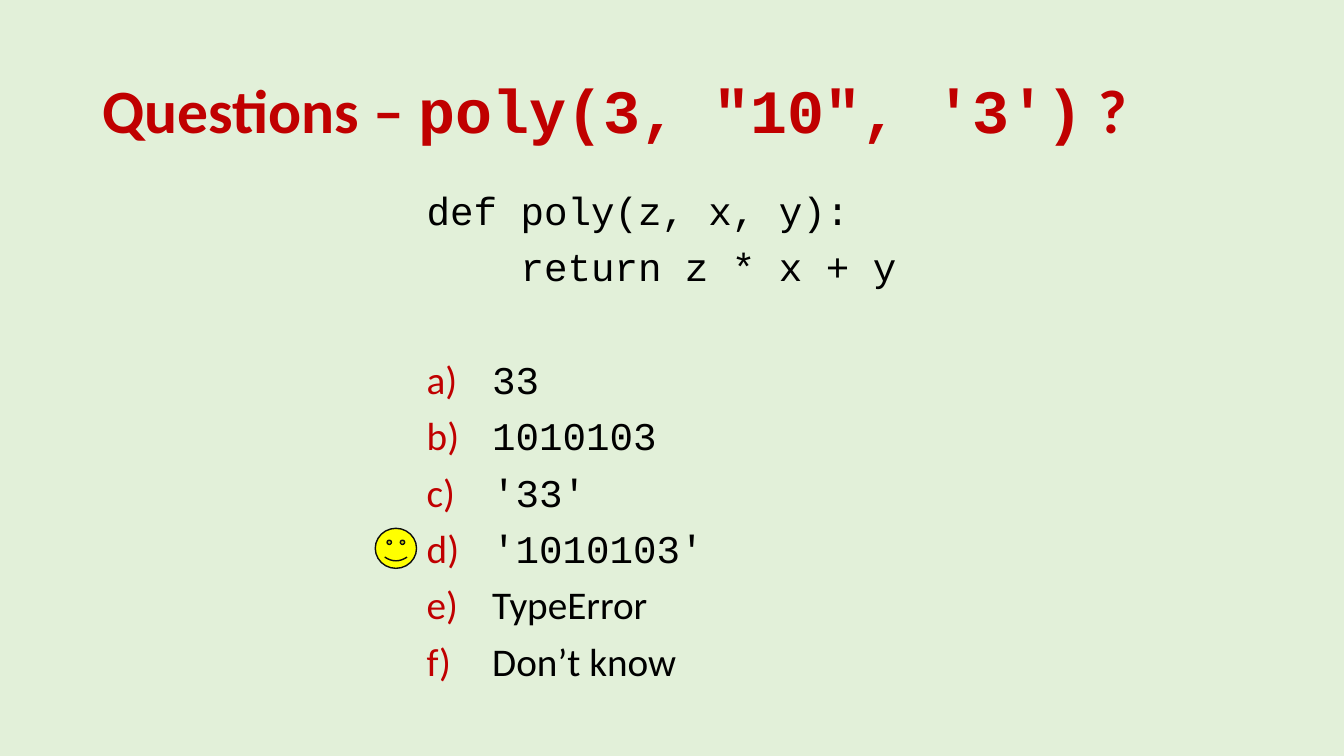
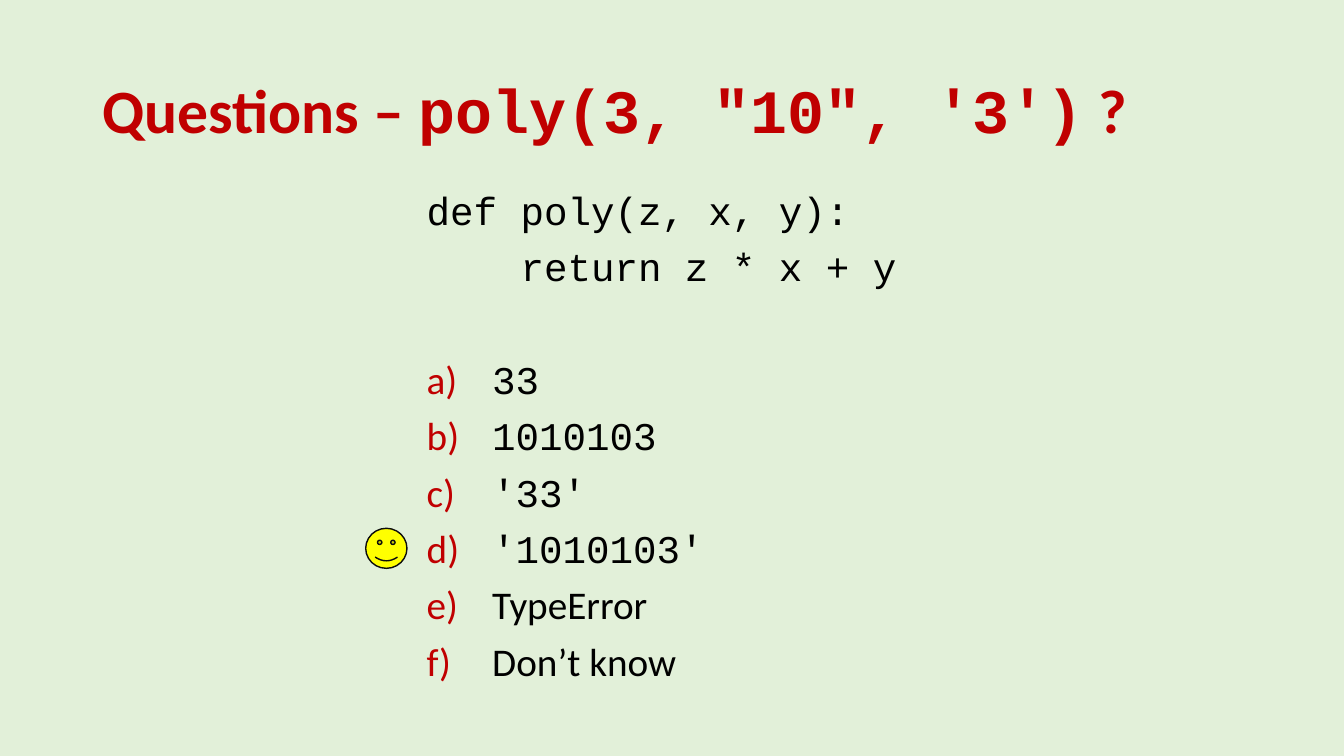
Before and after one commit to gsbrodal/gsbrodal.github.io, a slide deck: slide 3 of ipsa/slides/functions.pptx. Drawn at 1344x756 pixels with LibreOffice and Linux fonts; fonts in the diff are those of the drawing. Boxes give left, top, right and bottom in pixels: in the first picture for what was removed or moved away, otherwise in the second. Text is boxed around its words. In the diff, an @@ line names an element or a change of style, - is before the commit and + after.

```diff
--- a/ipsa/slides/functions.pptx
+++ b/ipsa/slides/functions.pptx
@@ smiley face: place and size @@
-smiley face at [375,528,416,569]
+smiley face at [366,528,407,569]
```
Also in this commit, not shown: 18 other files.
